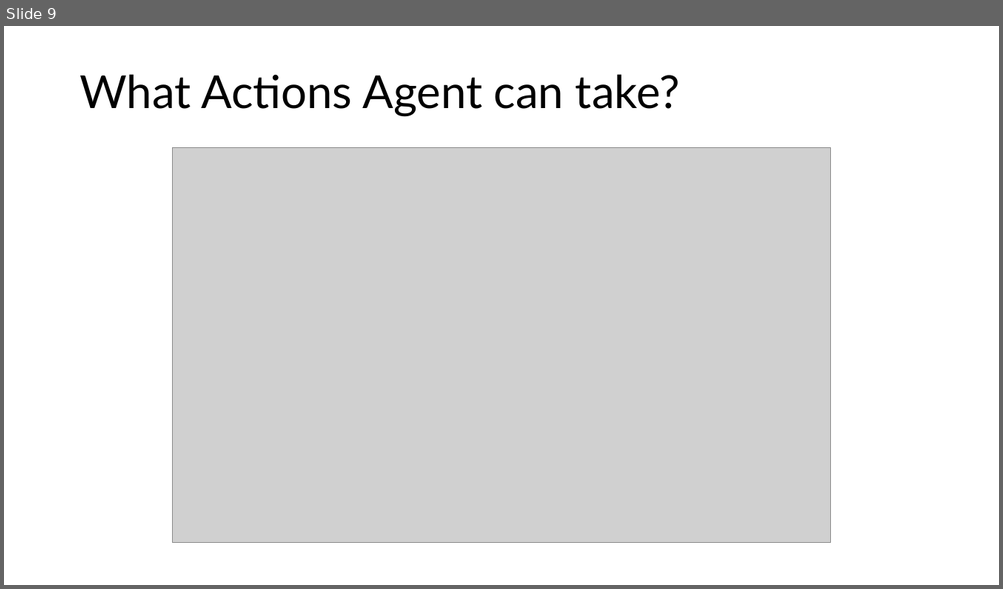
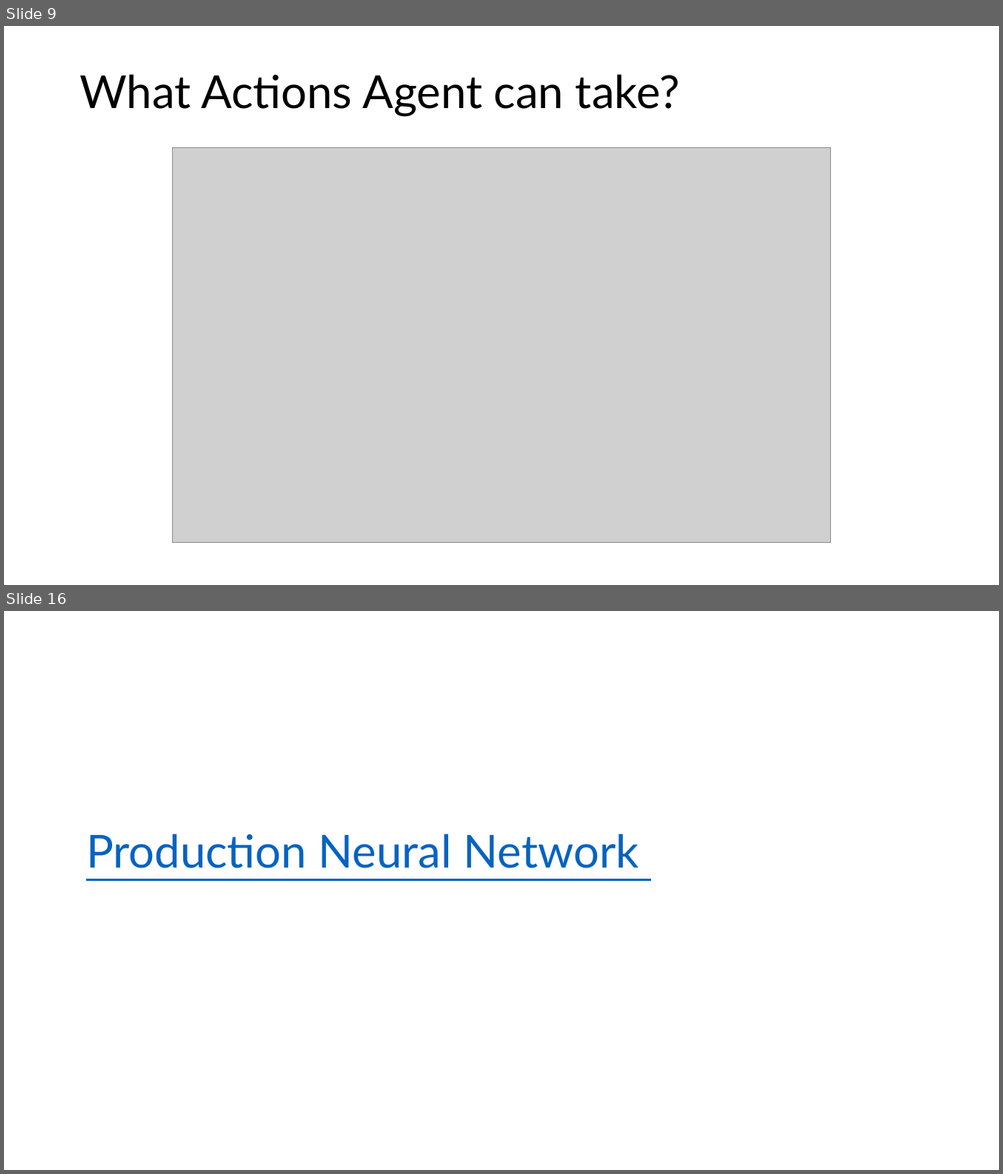
Before and after one commit to aditya699/Practical-RL, a slide deck: Day6/Playing Attari With Agents.pptx. Shown one above the other, each under a label of ours: slide 9 before the commit, slides 9 and 16 after it; the slides between them are not shown. The pictures are 1003x589 and 1003x1174 pixels, drawn with LibreOffice and Linux fonts; fonts in the diff are those of the drawing; grey boxes stand for pictures. Boxes give left, top, right and bottom in pixels: in the first picture for what was removed or moved away, otherwise in the second. Text is boxed around its words. In the diff, an @@ line names an element or a change of style, - is before the commit and + after.

```diff
--- a/Day6/Playing Attari With Agents.pptx
+++ b/Day6/Playing Attari With Agents.pptx
@@ slide 16 added at bbox=[4, 611, 999, 1170], background #FFFFFF @@
@@ title added at bbox=[86, 834, 639, 869], 44 pt, text #0563C1, underline @@
+Production Neural Network
```
Also in this commit, not shown: 6 slides changed, 9 other slides added, 3 other files.
